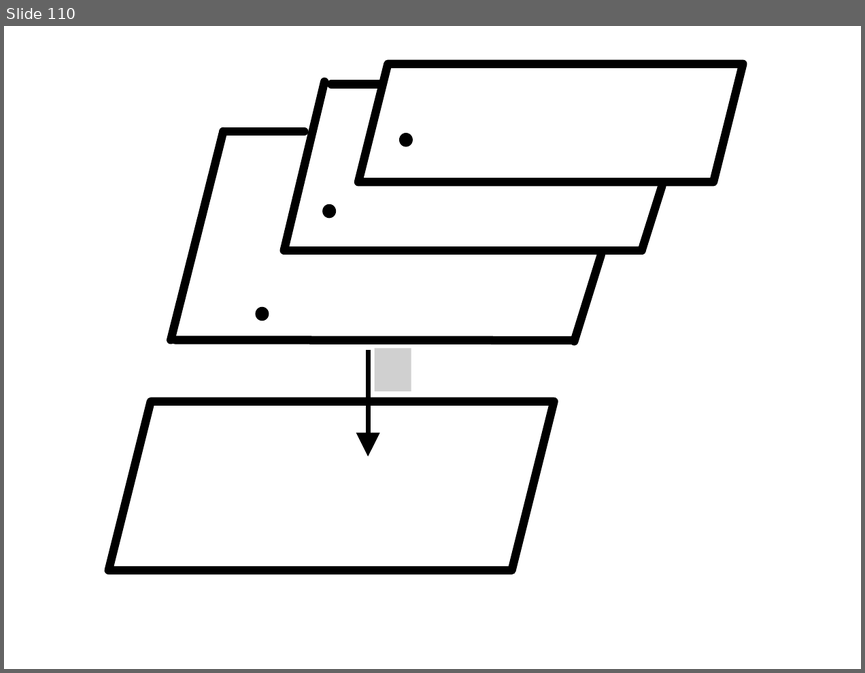
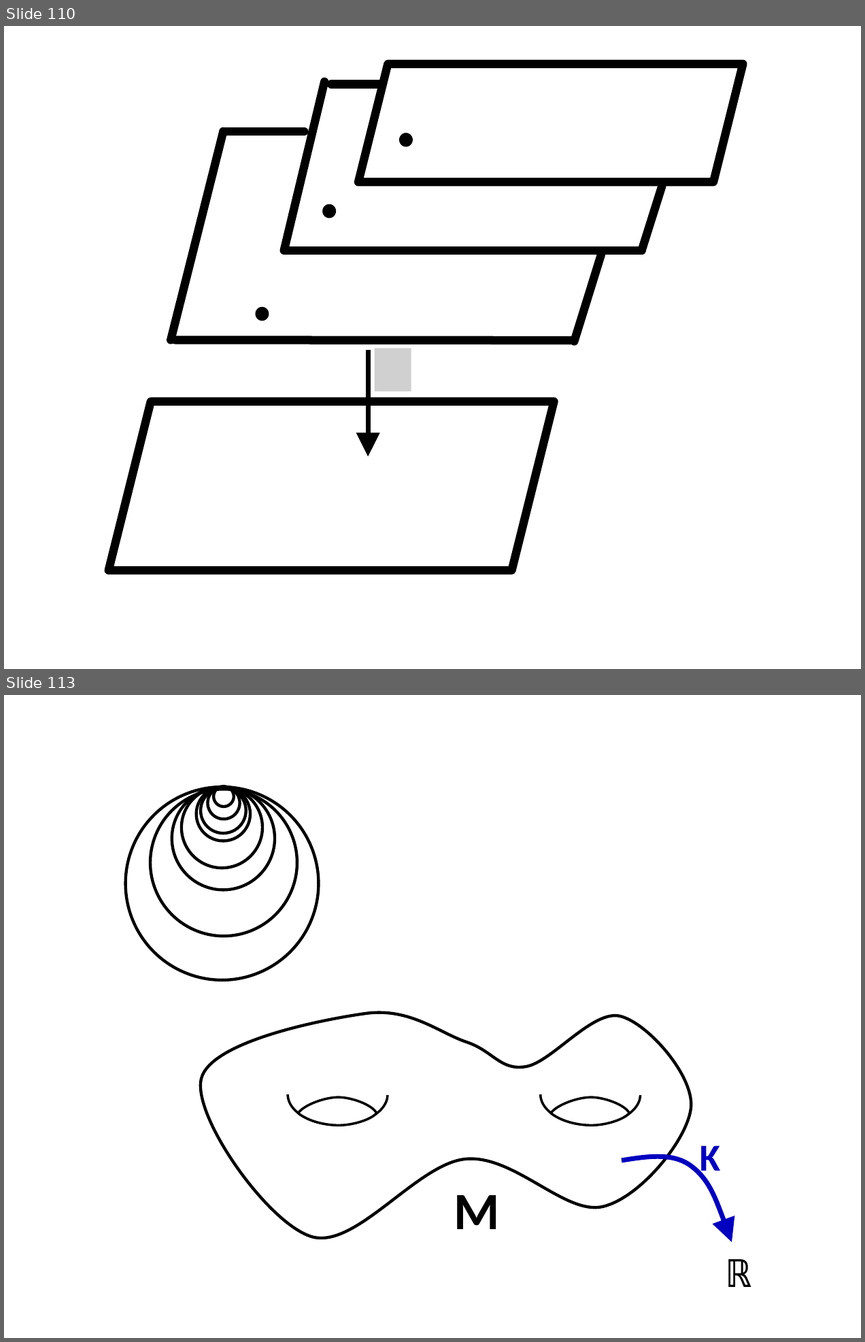
Before and after one commit to lutteropp/GeoTopo, a slide deck: images/Bilder.pptx. Shown one above the other, each under a label of ours: slide 110 before the commit, slides 110 and 113 after it; the slides between them are not shown. The pictures are 865x673 and 865x1342 pixels, drawn with LibreOffice and Linux fonts; fonts in the diff are those of the drawing; grey boxes stand for pictures. Boxes give left, top, right and bottom in pixels: in the first picture for what was removed or moved away, otherwise in the second. Text is boxed around its words. In the diff, an @@ line names an element or a change of style, - is before the commit and + after.

```diff
--- a/images/Bilder.pptx
+++ b/images/Bilder.pptx
@@ slide 113 added at [4,695,861,1338], background #FFFFFF @@
@@ ellipse added at [126,787,318,979], outline #000000 2.5 pt @@
@@ ellipse added at [150,790,297,936], outline #000000 2.5 pt @@
@@ ellipse added at [172,787,275,889], outline #000000 2.5 pt @@
@@ ellipse added at [181,787,262,867], outline #000000 2.5 pt @@
@@ ellipse added at [196,787,250,841], outline #000000 2.5 pt @@
@@ ellipse added at [201,787,245,833], outline #000000 2.5 pt @@
@@ ellipse added at [208,787,239,818], outline #000000 2.5 pt @@
@@ ellipse added at [214,787,235,807], outline #000000 2.5 pt @@
@@ freeform shape added at [201,1012,690,1238], outline #000000 2.5 pt @@
@@ arc (boxed as its full ellipse) added at [288,1064,388,1124], outline #000000 2 pt @@
@@ arc (boxed as its full ellipse) added at [541,1064,640,1124], outline #000000 2 pt @@
@@ freeform shape added at [298,1097,377,1125], fill #FFFFFF, outline #000000 2 pt @@
@@ freeform shape added at [551,1097,630,1125], fill #FFFFFF, outline #000000 2 pt @@
@@ freeform shape added at [621,1156,732,1242], outline #0000C0 4 pt @@
@@ text added at [700,1145,721,1179], 32 pt, text #0000C0, bold @@
+K
@@ text added at [454,1195,500,1229], 44 pt, text #000000, bold @@
+M
@@ text added at [729,1259,752,1287], 32 pt, text #000000, bold @@
+ℝ
```
Also in this commit, not shown: 3 slides changed, 9 other slides added, 23 other files.
